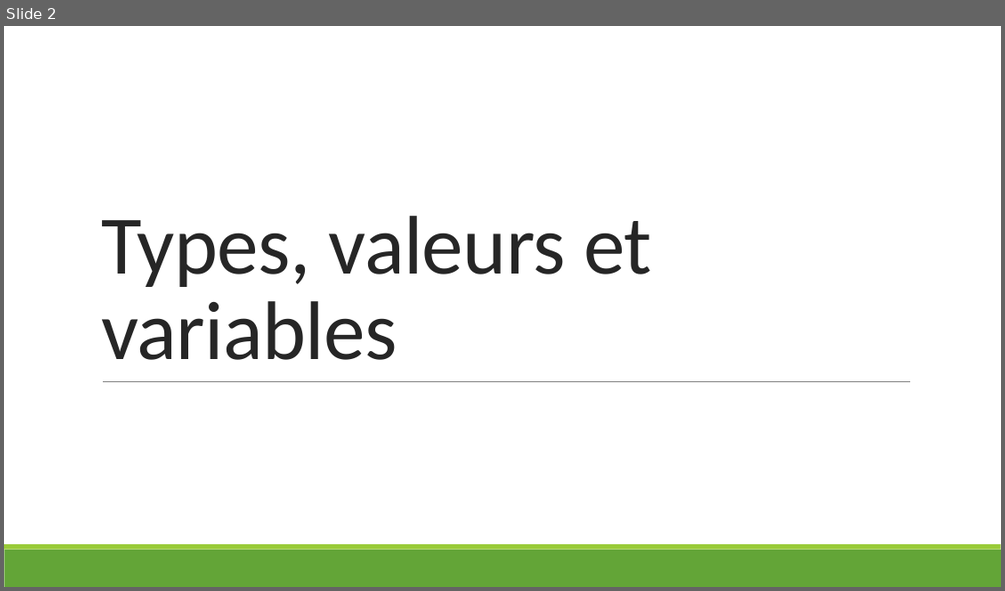
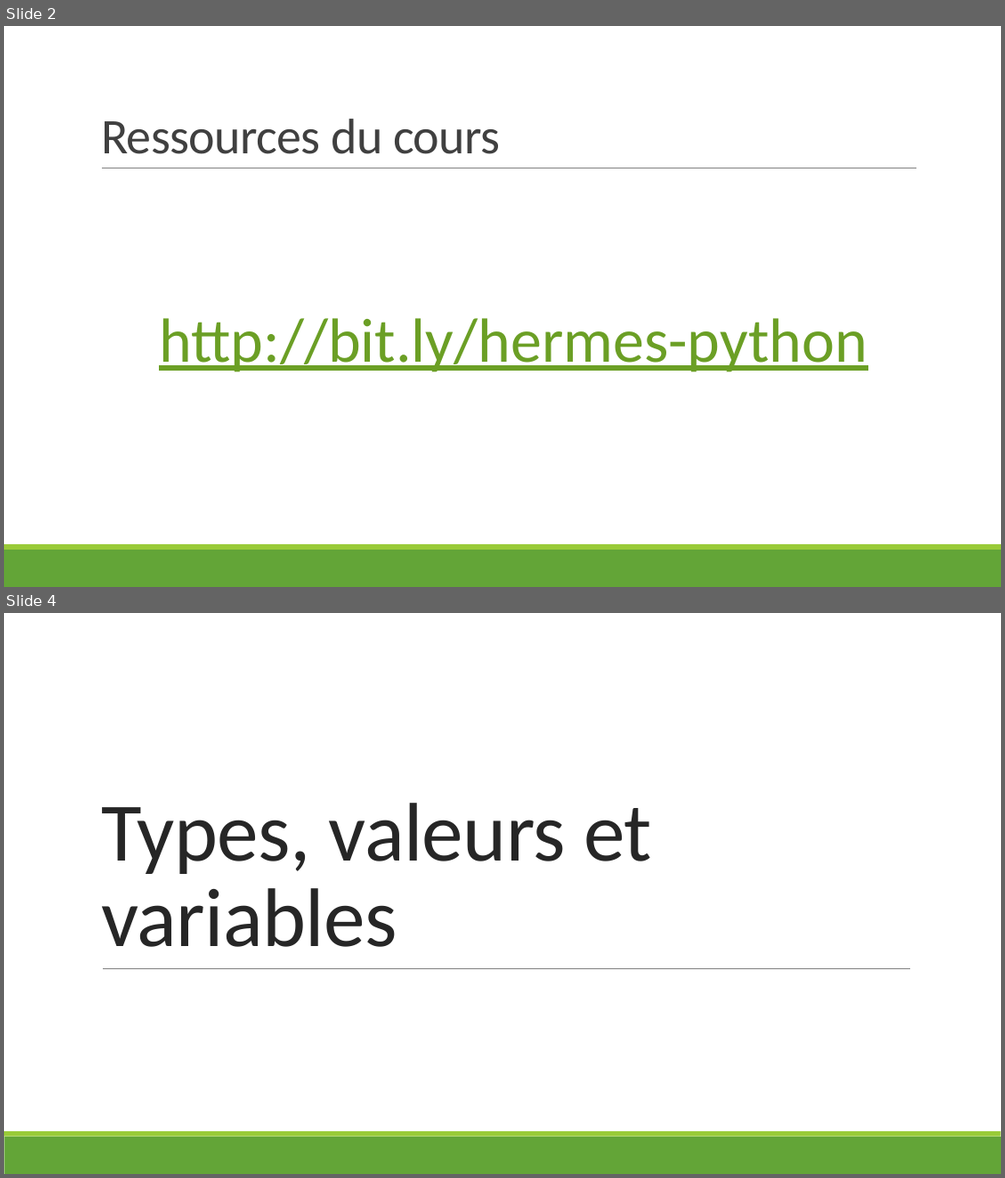
Before and after one commit to hermes-python-201910/courseware, a slide deck: slides.pptx. Shown one above the other, each under a label of ours: slide 2 before the commit, slides 2 and 4 after it; the slides between them are not shown. The pictures are 1005x591 and 1005x1178 pixels, drawn with LibreOffice and Linux fonts; fonts in the diff are those of the drawing. Boxes give left, top, right and bottom in pixels: in the first picture for what was removed or moved away, otherwise in the second. Text is boxed around its words. In the diff, an @@ line names an element or a change of style, - is before the commit and + after.

```diff
--- a/slides.pptx
+++ b/slides.pptx
@@ slide 2 added at (4, 26, 1001, 587), background #FFFFFF; not listed: 2 template elements that a slide beside it also shows @@
@@ title added at (101, 119, 500, 154), 48 pt, text #404040 @@
+Ressources du cours
@@ line added from (102, 168) to (917, 168), #808080 0.5 pt @@
@@ text added at (159, 318, 867, 372), 60 pt, text #6B9F25, underline @@
+  http://bit.ly/hermes-python
@@ what was slide 2 is now slide 4 @@
```
Also in this commit, not shown: 1 slide changed, 7 other slides added, 1 other file.
